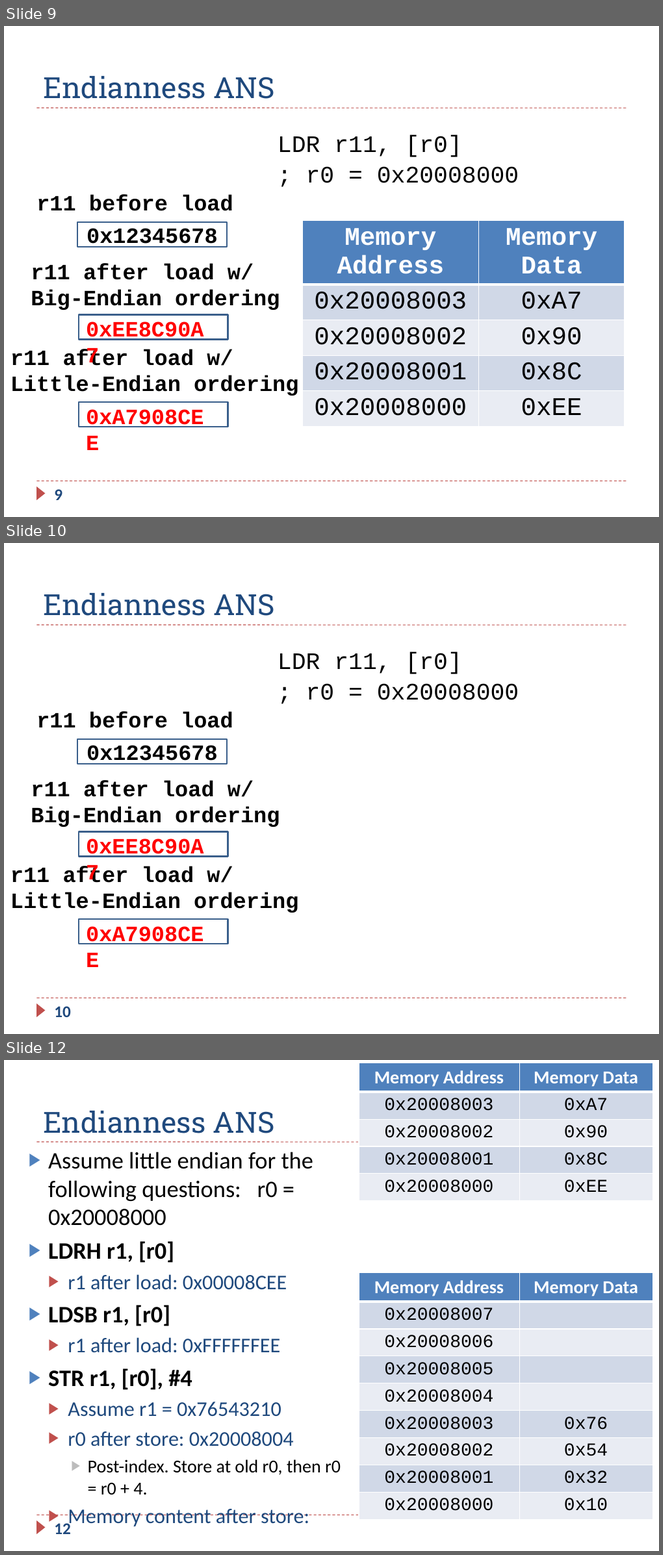
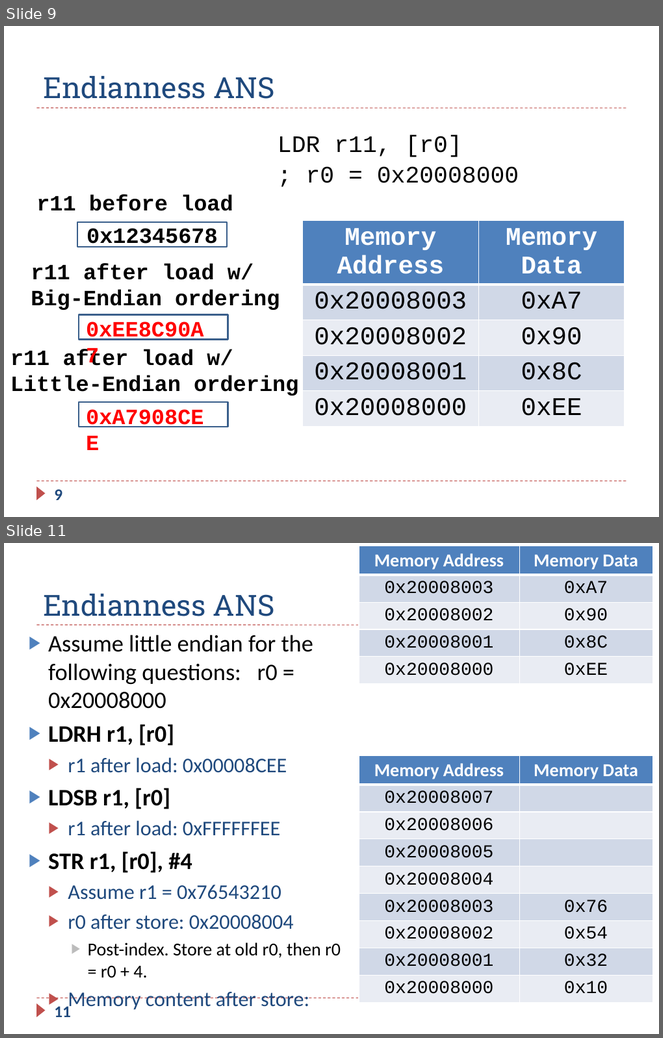
Before and after one commit to guhofstra/CSC111Fa25, a slide deck: PPTs/Ch5_ARM_Load_Store_Exercises_ANS.pptx. Shown one above the other, each under a label of ours: slides 9, 10 and 12 before the commit, slides 9 and 11 after it; the slides between them are not shown. The pictures are 663x1555 and 663x1038 pixels, drawn with LibreOffice and Linux fonts; fonts in the diff are those of the drawing. Boxes give left, top, right and bottom in pixels: in the first picture for what was removed or moved away, otherwise in the second. Text is boxed around its words. In the diff, an @@ line names an element or a change of style, - is before the commit and + after.

```diff
--- a/PPTs/Ch5_ARM_Load_Store_Exercises_ANS.pptx
+++ b/PPTs/Ch5_ARM_Load_Store_Exercises_ANS.pptx
@@ slide 10 removed at (4,543,659,1034), background #FFFFFF; not listed: 3 template elements that a slide beside it also shows @@
@@ title removed at (44,593,275,616) @@
-Endianness ANS
@@ text removed at (278,652,519,700) @@
-LDR r11, [r0]
-; r0 = 0x20008000
@@ text removed at (36,712,233,728) @@
-r11 before load
@@ rectangle removed at (77,739,227,765) @@
-0x12345678
@@ text removed at (31,780,280,827) @@
-r11 after load w/ Big-Endian ordering
@@ rectangle removed at (79,832,228,857) @@
@@ text removed at (79,829,215,862) @@
-0xEE8C90A7
@@ text removed at (10,866,298,913) @@
-r11 after load w/ Little-Endian ordering
@@ rectangle removed at (79,920,228,945) @@
@@ text removed at (79,917,215,949) @@
-0xA7908CEE
@@ page number removed at (54,1006,71,1017) @@
-10
@@ what was slide 12 is now slide 11 @@
@@ page number at (54,1005,71,1017): text changed @@
-12
+11
```
Also in this commit, not shown: 23 slides changed, 3 slides added, 3 other files.
